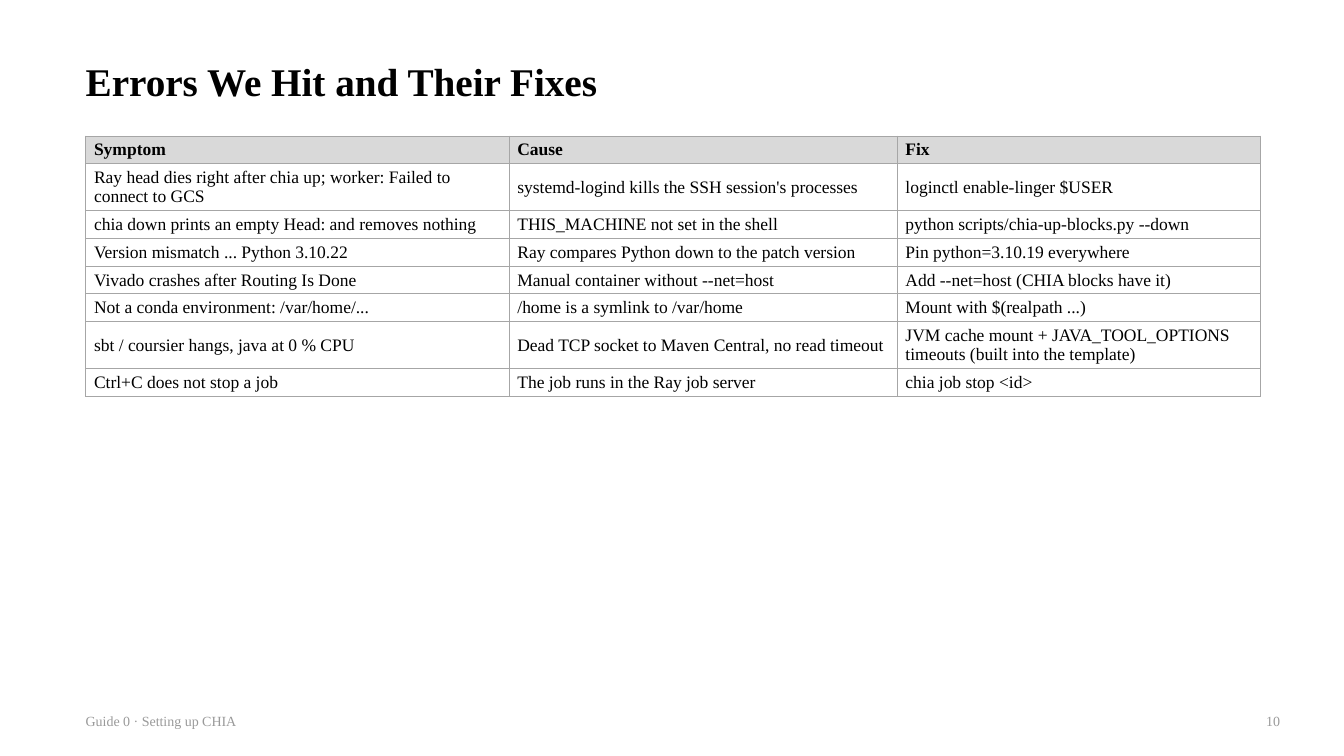
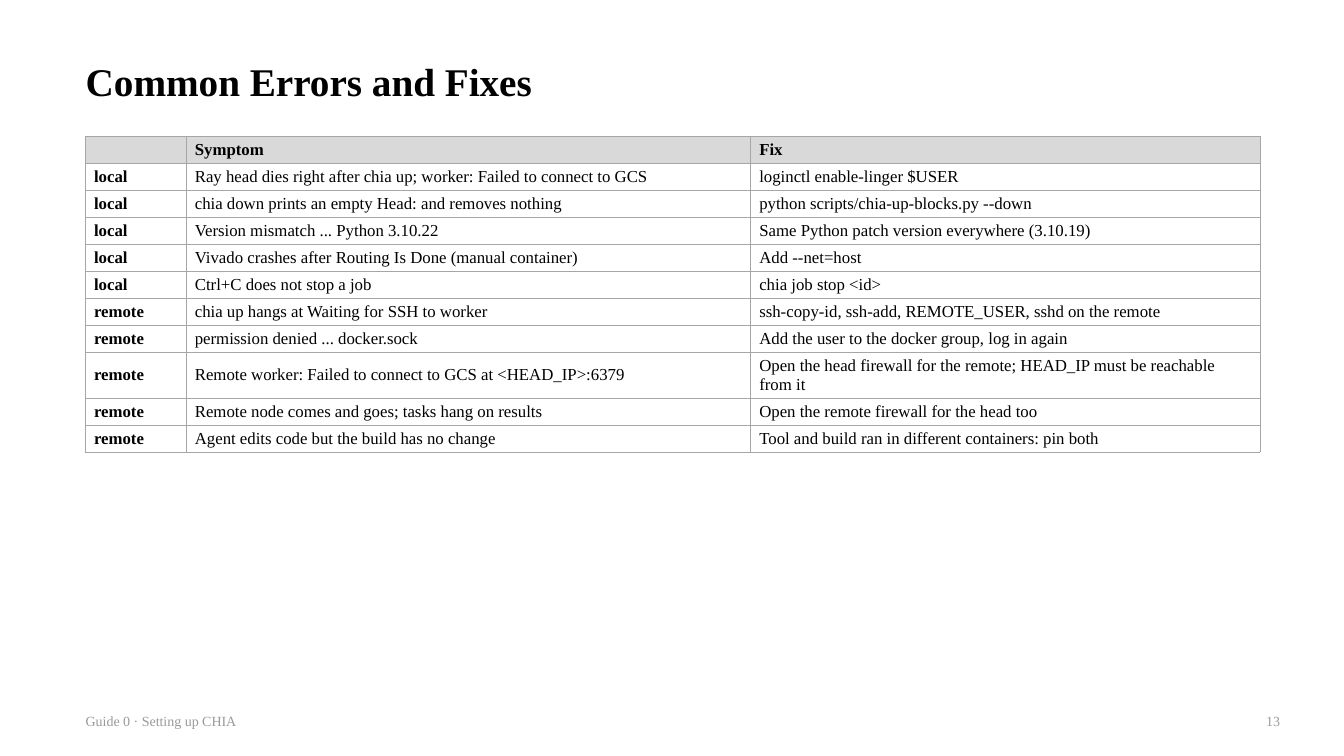
Before and after one commit to chipchip-tech/CHIA-workflow, a slide deck: slide 13 of projects/demo-alu/report/guides/0_Setup.pptx (slide 10 before the commit). Drawn at 1344x756 pixels with LibreOffice and Linux fonts; fonts in the diff are those of the drawing. Boxes give left, top, right and bottom in pixels: in the first picture for what was removed or moved away, otherwise in the second. Text is boxed around its words. In the diff, an @@ line names an element or a change of style, - is before the commit and + after.

```diff
--- a/projects/demo-alu/report/guides/0_Setup.pptx
+++ b/projects/demo-alu/report/guides/0_Setup.pptx
@@ text at (x1=86, y1=68, x2=532, y2=97): text changed @@
-Errors We Hit and Their Fixes
+Common Errors and Fixes
@@ table at (x1=86, y1=136, x2=1260, y2=452) @@
-row 1: Symptom | Cause | Fix
-row 2: Ray head dies right after chia up; worker: Failed to connect to GCS | systemd-logind kills the SSH session's processes | loginctl enable-linger $USER
-row 3: chia down prints an empty Head: and removes nothing | THIS_MACHINE not set in the shell | python scripts/chia-up-blocks.py --down
-row 4: Version mismatch ... Python 3.10.22 | Ray compares Python down to the patch version | Pin python=3.10.19 everywhere
-row 5: Vivado crashes after Routing Is Done | Manual container without --net=host | Add --net=host (CHIA blocks have it)
-row 6: Not a conda environment: /var/home/... | /home is a symlink to /var/home | Mount with $(realpath ...)
-row 7: sbt / coursier hangs, java at 0 % CPU | Dead TCP socket to Maven Central, no read timeout | JVM cache mount + JAVA_TOOL_OPTIONS timeouts (built into the template)
-row 8: Ctrl+C does not stop a job | The job runs in the Ray job server | chia job stop <id>
+row 1:  | Symptom | Fix
+row 2: local | Ray head dies right after chia up; worker: Failed to connect to GCS | loginctl enable-linger $USER
+row 3: local | chia down prints an empty Head: and removes nothing | python scripts/chia-up-blocks.py --down
+row 4: local | Version mismatch ... Python 3.10.22 | Same Python patch version everywhere (3.10.19)
+row 5: local | Vivado crashes after Routing Is Done (manual container) | Add --net=host
+row 6: local | Ctrl+C does not stop a job | chia job stop <id>
+row 7: remote | chia up hangs at Waiting for SSH to worker | ssh-copy-id, ssh-add, REMOTE_USER, sshd on the remote
+row 8: remote | permission denied ... docker.sock | Add the user to the docker group, log in again
+row 9: remote | Remote worker: Failed to connect to GCS at <HEAD_IP>:6379 | Open the head firewall for the remote; HEAD_IP must be reachable from it
+row 10: remote | Remote node comes and goes; tasks hang on results | Open the remote firewall for the head too
+row 11: remote | Agent edits code but the build has no change | Tool and build ran in different containers: pin both
@@ text at (x1=1266, y1=717, x2=1280, y2=726): text changed @@
-10
+13
```
Also in this commit, not shown: 6 other slides changed, 6 slides added, 4 slides removed, 4 other files.
